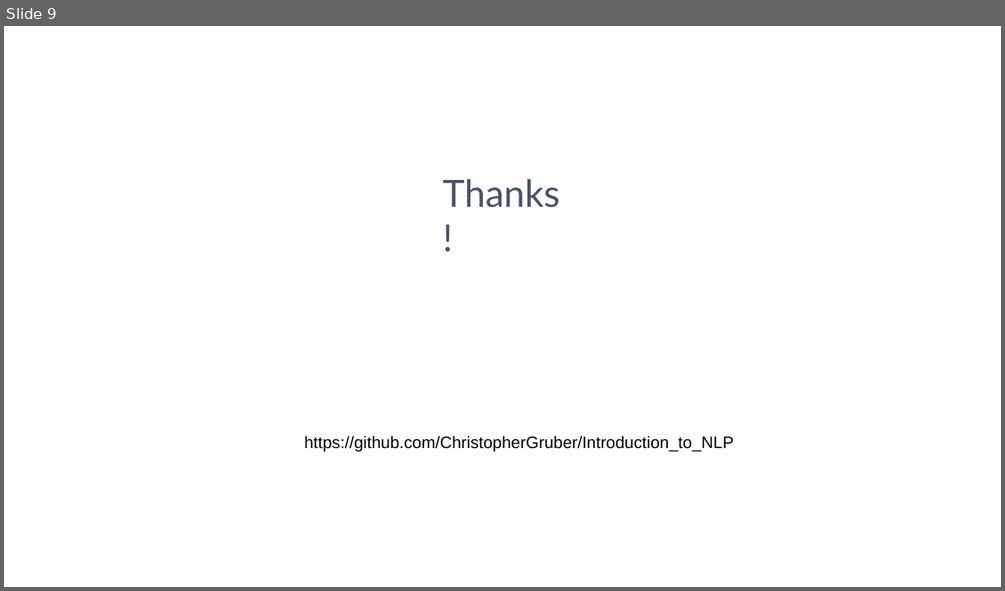
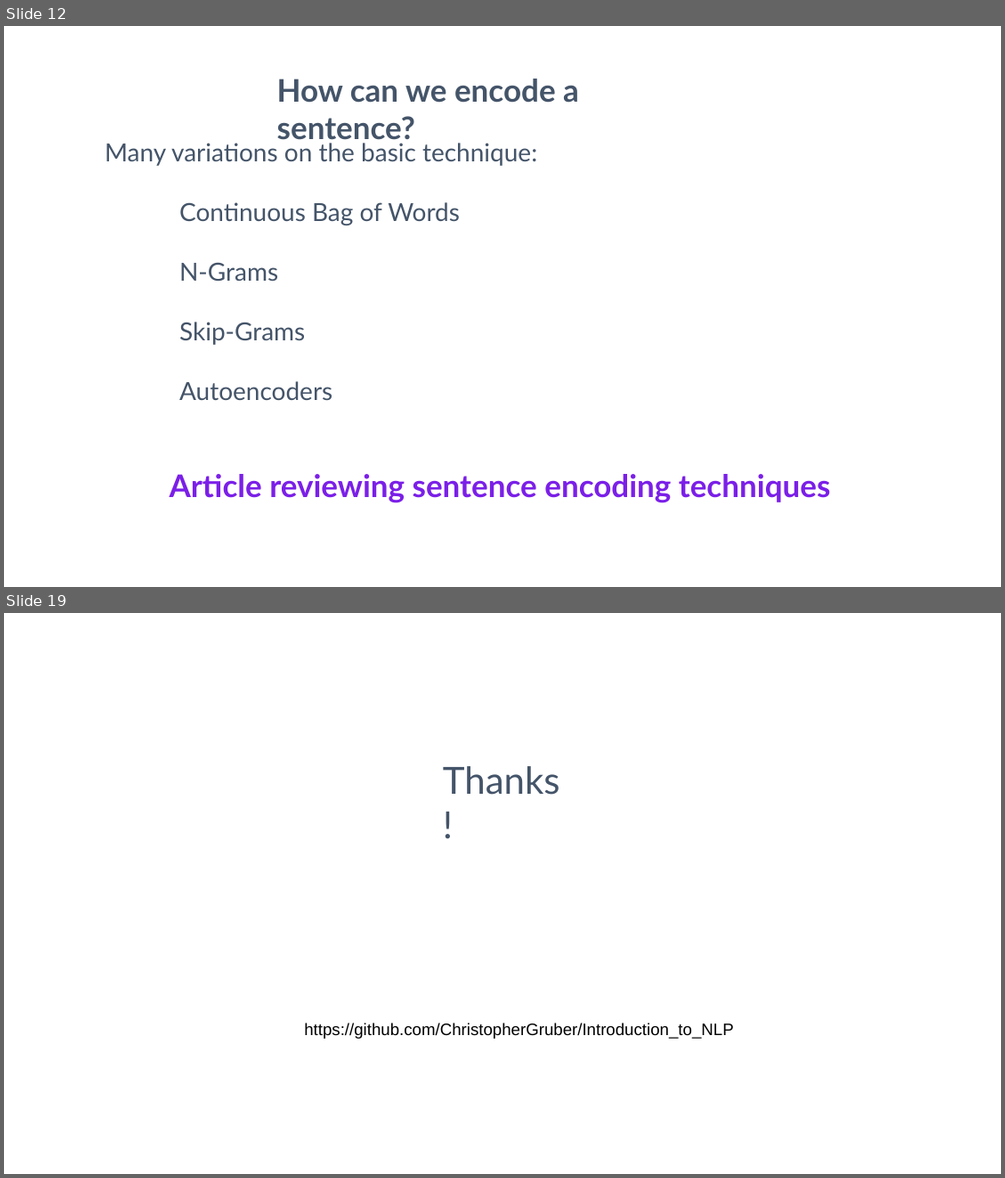
Before and after one commit to ChristopherGruber/Introduction_to_NLP, a slide deck: Introduction to NLP.odp. Shown one above the other, each under a label of ours: slide 9 before the commit, slides 12 and 19 after it; the slides between them are not shown. The pictures are 1005x591 and 1005x1178 pixels, drawn with LibreOffice and Linux fonts; fonts in the diff are those of the drawing. Boxes give left, top, right and bottom in pixels: in the first picture for what was removed or moved away, otherwise in the second. Text is boxed around its words. In the diff, an @@ line names an element or a change of style, - is before the commit and + after.

```diff
--- a/Introduction to NLP.odp
+++ b/Introduction to NLP.odp
@@ slide 12 added at <box>4,26,1001,587</box>, background #FFFFFF @@
@@ text added at <box>277,79,579,145</box>, 60 pt, text #445469, bold @@
+How can we encode a sentence?
@@ text added at <box>105,139,537,400</box>, 48 pt, text #445469 @@
+Many variations on the basic technique:
+Continuous Bag of Words
+N-Grams
+Skip-Grams
+Autoencoders
@@ text added at <box>170,474,831,503</box>, 60 pt, text #7B1FE8, bold @@
+Article reviewing sentence encoding techniques
@@ what was slide 9 is now slide 19 @@
```
Also in this commit, not shown: 1 slide changed, 16 other slides added, 8 slides removed, 1 other file.
